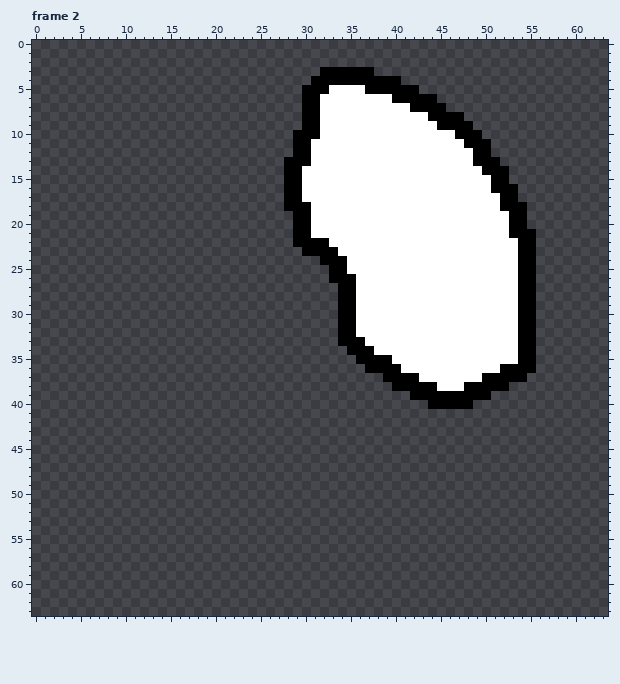
Edited in one commit: pixel-art file (Support/placeholderSmears.aseprite). Above, as it was before the edit.
64x64 pixels, 29 frames. Shown: frame 2. The commit also changed other frames, which this record leaves out.
New version:
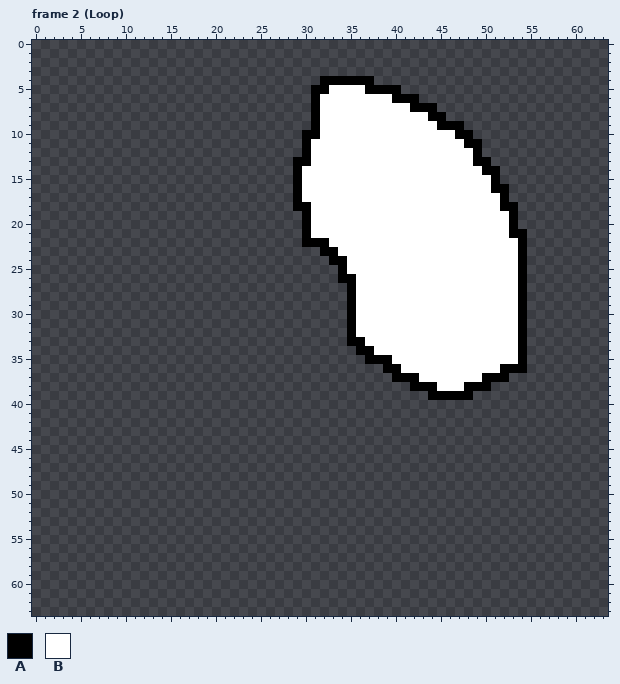
Palette (. is transparent): A #000000  B #ffffff
The exact change:
layer "smearShadow" now hidden
Frame 2 (Loop):
y 3: x 32..37 AAAAAA -> ......
y 4: x 31 A -> .; x 38..40 AAA -> ...
y 5: x 30 A -> .; x 41..42 AA -> ..
y 6: x 30 A -> .; x 43..44 AA -> ..
y 7: x 30 A -> .; x 45 A -> .
y 8: x 30 A -> .; x 46..47 AA -> ..
y 9: x 30 A -> .; x 48 A -> .
y 10: x 29 A -> .; x 49 A -> .
y 11..12: x 29 A -> .; x 50 A -> .
y 13: x 28 A -> .; x 51 A -> .
y 14..15: x 28 A -> .; x 52 A -> .
y 16..17: x 28 A -> .; x 53 A -> .
y 18: x 28 A -> .; x 54 A -> .
y 19..20: x 29 A -> .; x 54 A -> .
y 21..22: x 29 A -> .; x 55 A -> .
y 23: x 30..31 AA -> ..; x 55 A -> .
y 24: x 32 A -> .; x 55 A -> .
y 25..26: x 33 A -> .; x 55 A -> .
y 27..33: x 34 A -> .; x 55 A -> .
y 34: x 35 A -> .; x 55 A -> .
y 35: x 36 A -> .; x 55 A -> .
y 36: x 37..38 AA -> ..; x 55 A -> .
y 37: x 39 A -> .; x 53..54 AA -> ..
y 38: x 40..41 AA -> ..; x 51..52 AA -> ..
y 39: x 42..43 AA -> ..; x 49..50 AA -> ..
y 40: x 44..48 AAAAA -> .....
Pixel boxes of the changes (left, top, right, bottom) in both pictures:
erased: (284, 67, 536, 409)
